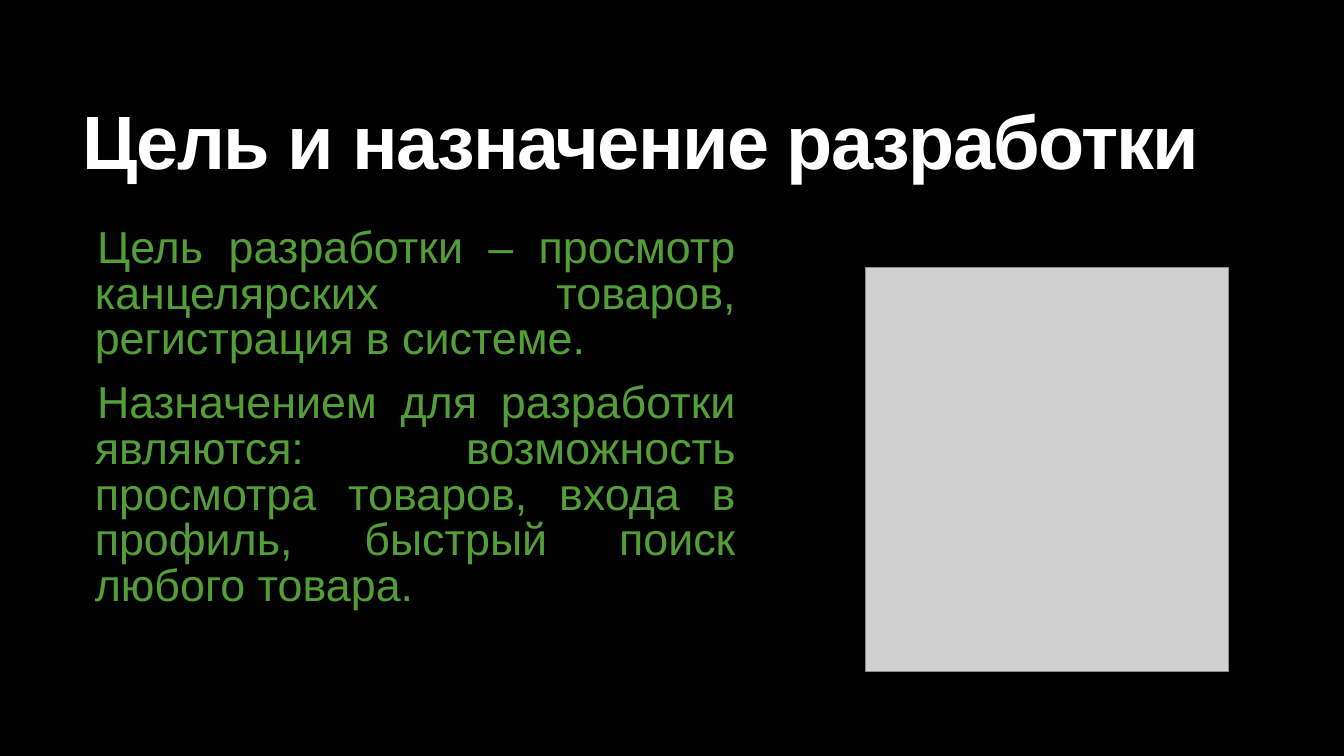
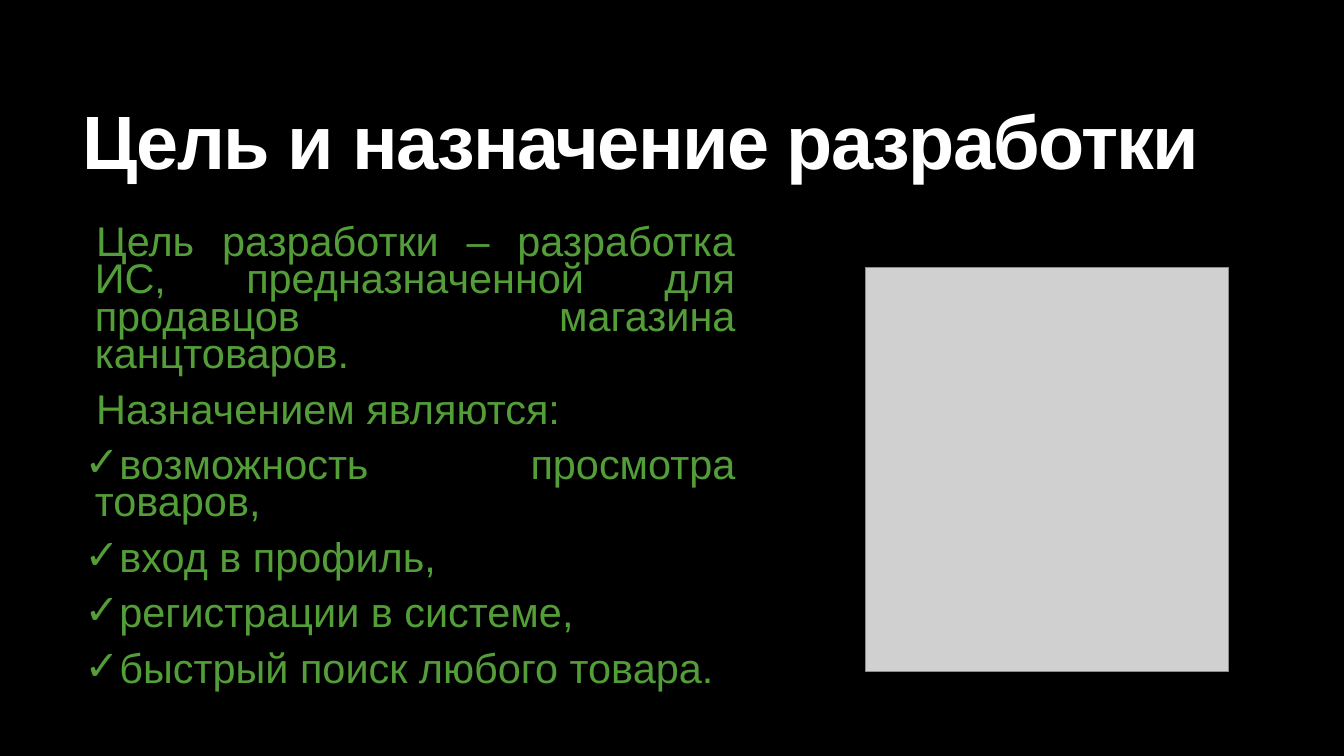
Before and after one commit to studSonya/ychebnaya_practica, a slide deck: slide 2 of Учебная практика/Сеть магазинов канцтоваров.pptx. Drawn at 1344x756 pixels with LibreOffice and Linux fonts; fonts in the diff are those of the drawing; grey boxes stand for pictures. Boxes give left, top, right and bottom in pixels: in the first picture for what was removed or moved away, otherwise in the second. Text is boxed around its words. In the diff, an @@ line names an element or a change of style, - is before the commit and + after.

```diff
--- a/Учебная практика/Сеть магазинов канцтоваров.pptx
+++ b/Учебная практика/Сеть магазинов канцтоваров.pptx
@@ text at (x1=95, y1=225, x2=736, y2=691): text changed; size 32 to 29.6 pt @@
-  Цель разработки – просмотр канцелярских товаров, регистрация в системе.
-  Назначением для разработки являются: возможность просмотра товаров, входа в профиль, быстрый поиск любого товара.
+  Цель разработки – разработка ИС, предназначенной для продавцов магазина канцтоваров.
+  Назначением являются:
+✓ возможность просмотра товаров,
+✓ вход в профиль,
+✓ регистрации в системе,
+✓ быстрый поиск любого товара.
```
Also in this commit, not shown: 2 other slides changed.
